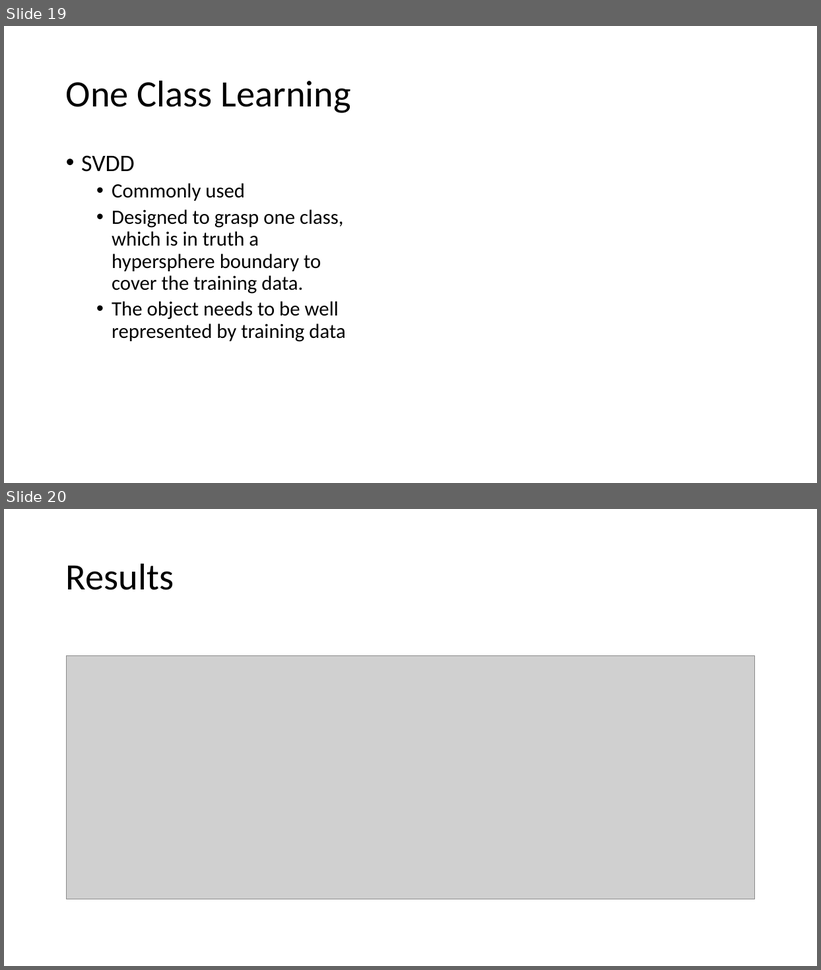
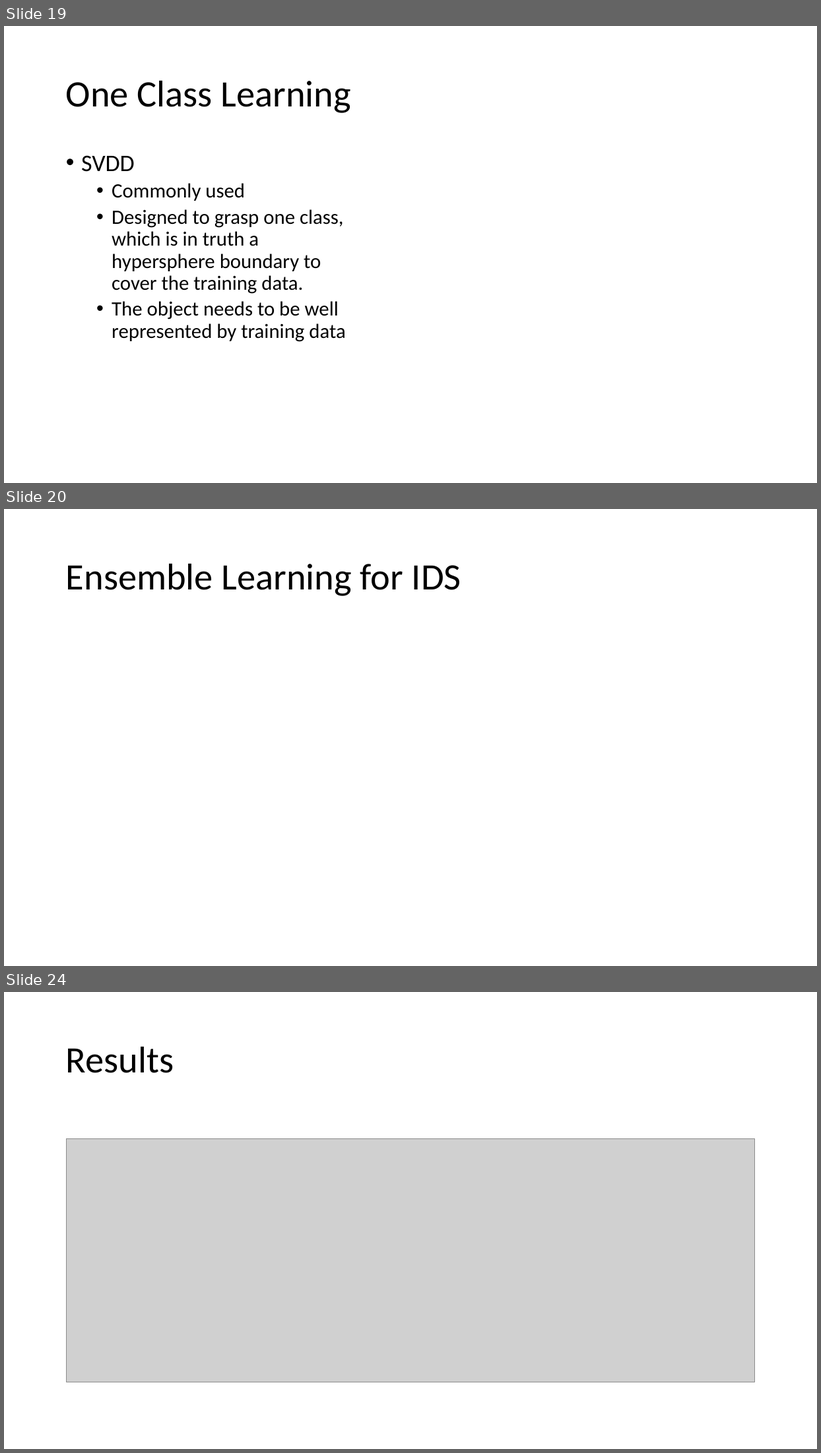
Before and after one commit to RKDSOne/ids, a slide deck: slides&notes/Learning on imbalanced data.pptx. Shown one above the other, each under a label of ours: slides 19 and 20 before the commit, slides 19, 20 and 24 after it; the slides between them are not shown. The pictures are 821x970 and 821x1453 pixels, drawn with LibreOffice and Linux fonts; fonts in the diff are those of the drawing; grey boxes stand for pictures. Boxes give left, top, right and bottom in pixels: in the first picture for what was removed or moved away, otherwise in the second. Text is boxed around its words. In the diff, an @@ line names an element or a change of style, - is before the commit and + after.

```diff
--- a/slides&notes/Learning on imbalanced data.pptx
+++ b/slides&notes/Learning on imbalanced data.pptx
@@ slide 20 added at bbox=[4, 509, 817, 966], background #FFFFFF @@
@@ title added at bbox=[66, 563, 461, 596], 44 pt, text #000000 @@
+Ensemble Learning for IDS
@@ what was slide 20 is now slide 24 @@
```
Also in this commit, not shown: 3 slides changed, 3 other slides added.
